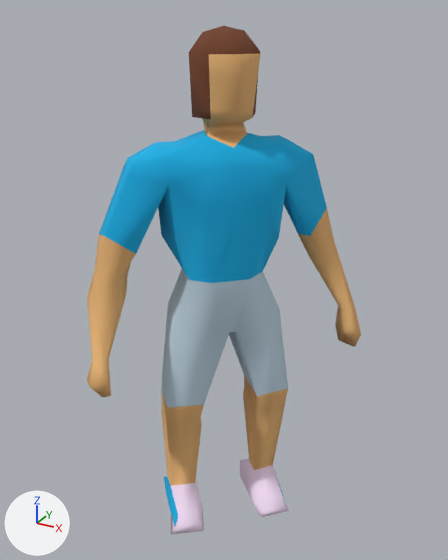
The glTF model src/assets/models/units/player.glb: old version first, new version second.
Before and after are seen from a 50 mm lens placed at (0.923, -1.641, 1.68), pointed at (0.045, -0.046, 0.882). Arrows for +X, +Y and +Z are at lower left; the lights stay in place.
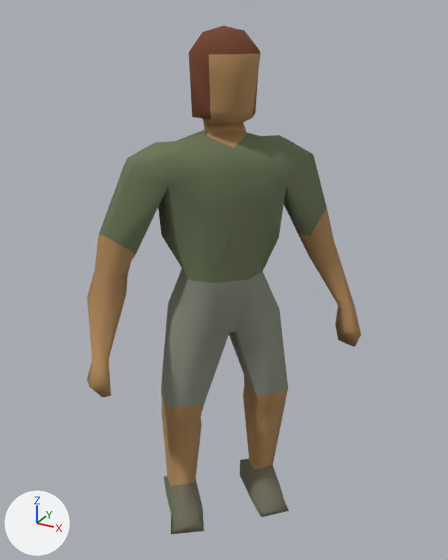
The change, as a list of edits to the scene's bpy script:
```text
Change mat_material_002:
    where n2 = _N.new('ShaderNodeMix'); n2.name = 'Mix'
    n2.inputs[7].default_value: (0.8, 0.454, 0.179, 1.0) -> (0.42, 0.241, 0.0978, 1.0)  # 'B', beige #e7b475 -> 'B', brown #ad8758
Change mat_material_004:
    where n2 = _N.new('ShaderNodeMix'); n2.name = 'Mix'
    n2.inputs[7].default_value: (0.00715, 0.443, 0.8, 1.0) -> (0.15, 0.179, 0.0951, 1.0)  # 'B', cyan #14b2e7 -> 'B', dark green #6c7557
Change mat_material_005:
    where n2 = _N.new('ShaderNodeMix'); n2.name = 'Mix'
    n2.inputs[7].default_value: (0.539, 0.686, 0.8, 1.0) -> (0.257, 0.274, 0.213, 1.0)  # 'B', blue #c2d8e7 -> 'B', grey #8b8f7f
Change mat_material_006:
    where n2 = _N.new('ShaderNodeMix'); n2.name = 'Mix'
    n2.inputs[7].default_value: (0.974, 0.784, 1.0, 1.0) -> (0.179, 0.168, 0.115, 1.0)  # 'B', white #fce5ff -> 'B', dark yellow #75725f
```

What differs and where, as boxes (x1, y1, x2, y2) in the pictures (448 x 560 px):
'Plane.001', surface changed
    both: (87, 51, 361, 534)
